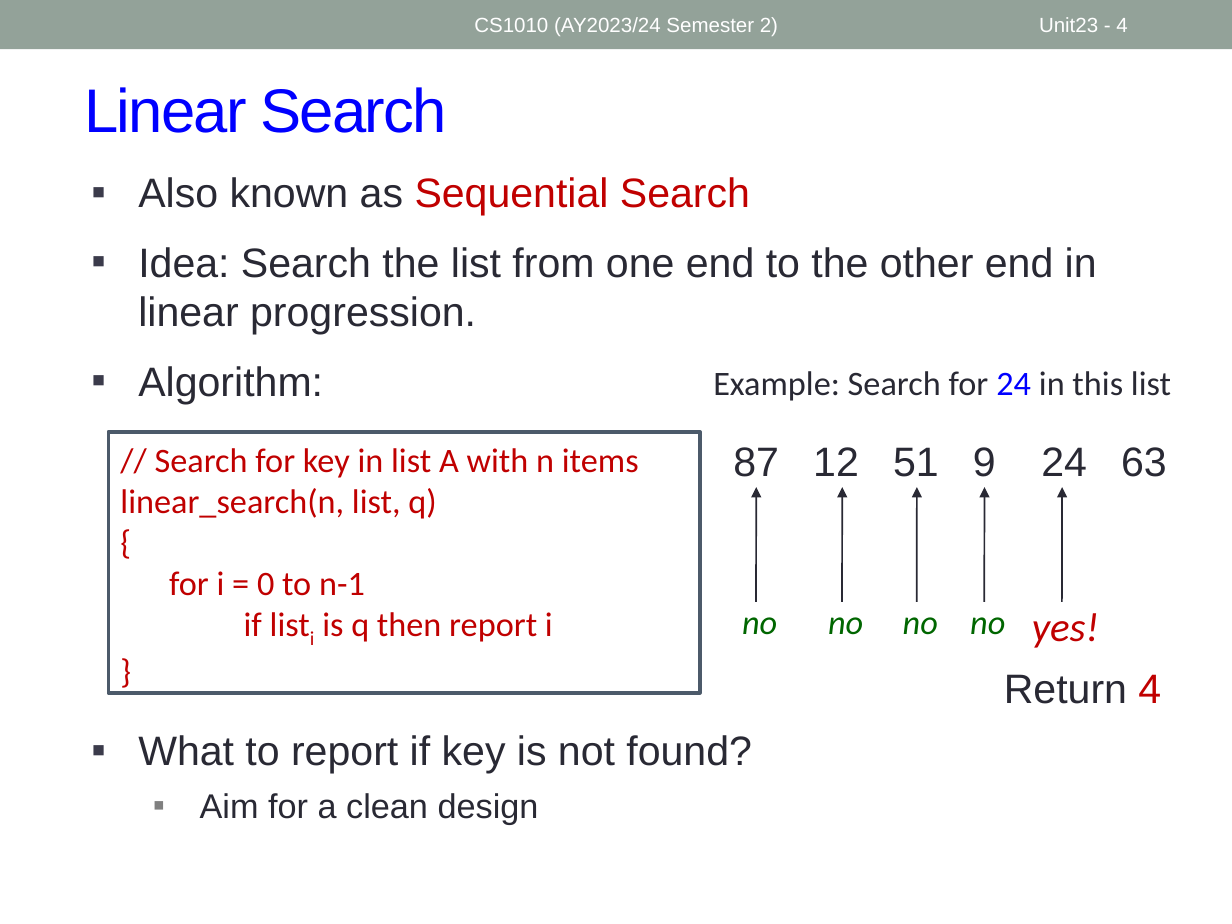
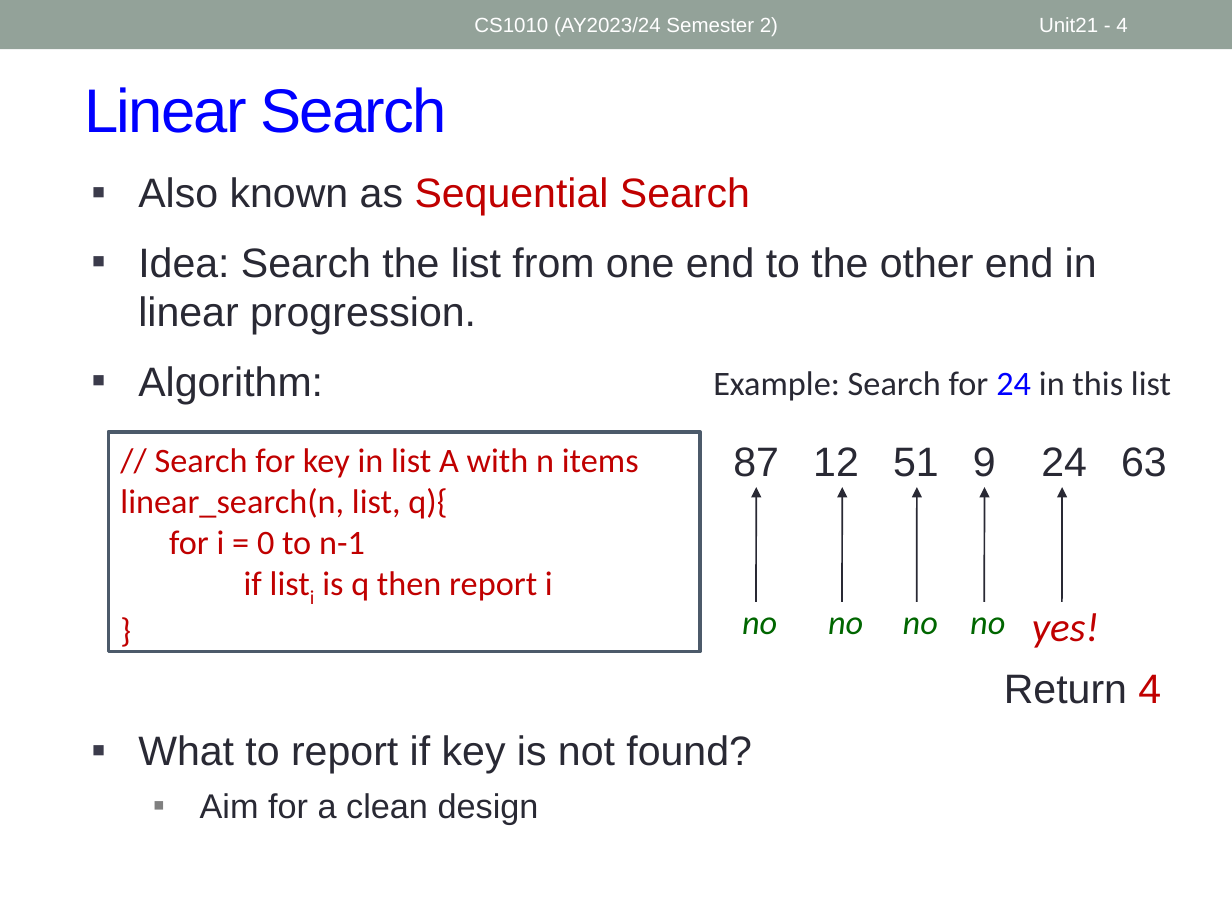
Before and after one commit to nus-cs1010-2425-s2/website, a slide deck: slide 4 of slides/Unit21_Searching.pptx. Drawn at 1232x924 pixels with LibreOffice and Linux fonts; fonts in the diff are those of the drawing. Boxes give left, top, right and bottom in pixels: in the first picture for what was removed or moved away, otherwise in the second. Text is boxed around its words. In the diff, an @@ line names an element or a change of style, - is before the commit and + after.

```diff
--- a/slides/Unit21_Searching.pptx
+++ b/slides/Unit21_Searching.pptx
@@ page number at (1039, 17, 1127, 32): text changed @@
-Unit23 - 4
+Unit21 - 4
@@ rectangle "// Search for key in ...": place and size @@
-rectangle "// Search for key in ..." at (108, 432, 700, 694)
+rectangle "// Search for key in ..." at (108, 432, 700, 652)
@@ text in rectangle at (120, 488, 447, 519): text changed @@
-linear_search(n, list, q)
-{
+linear_search(n, list, q){
```
Also in this commit, not shown: 3 other slides changed, 1 slide added, 4 other files.
